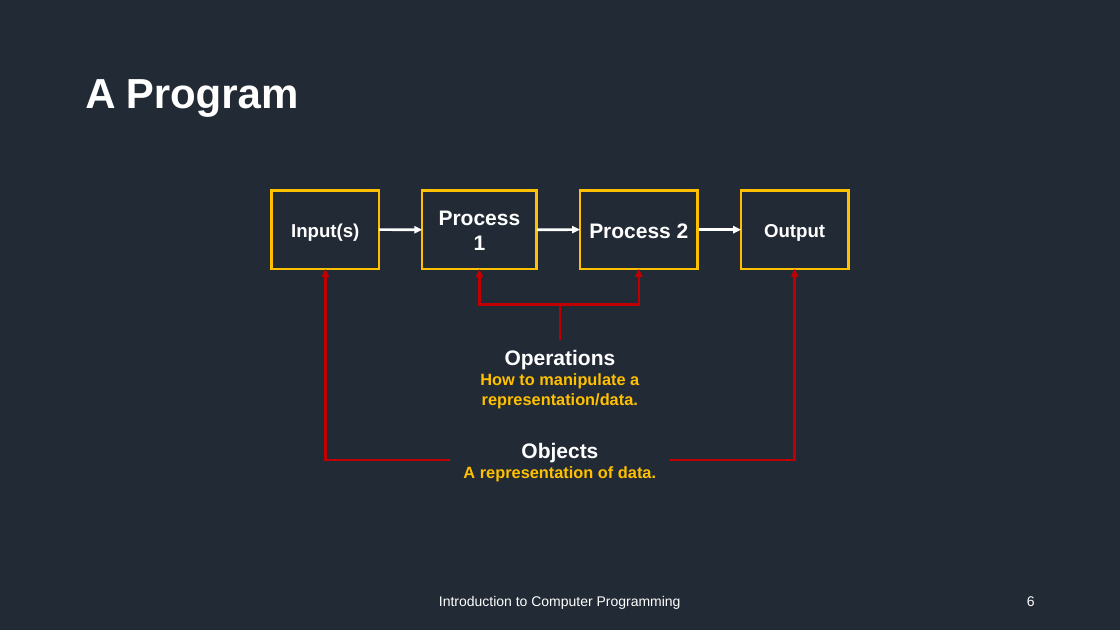
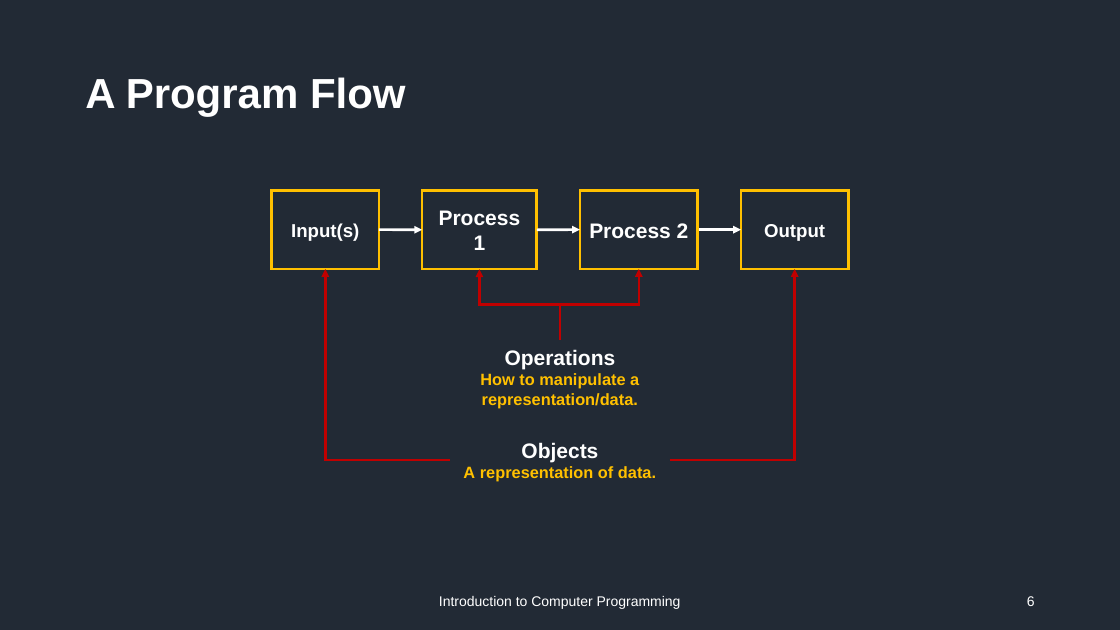
Before and after one commit to vtneil/course-comp101, a slide deck: slide 6 of ppt/Week01_Introduction.pptx. Drawn at 1120x630 pixels with LibreOffice and Linux fonts; fonts in the diff are those of the drawing. Boxes give left, top, right and bottom in pixels: in the first picture for what was removed or moved away, otherwise in the second. Text is boxed around its words. In the diff, an @@ line names an element or a change of style, - is before the commit and + after.

```diff
--- a/ppt/Week01_Introduction.pptx
+++ b/ppt/Week01_Introduction.pptx
@@ title at (x1=85, y1=77, x2=406, y2=116): text changed @@
-A Program
+A Program Flow
```
Also in this commit, not shown: 1 other slide changed, 2 slides added, 1 other file.
